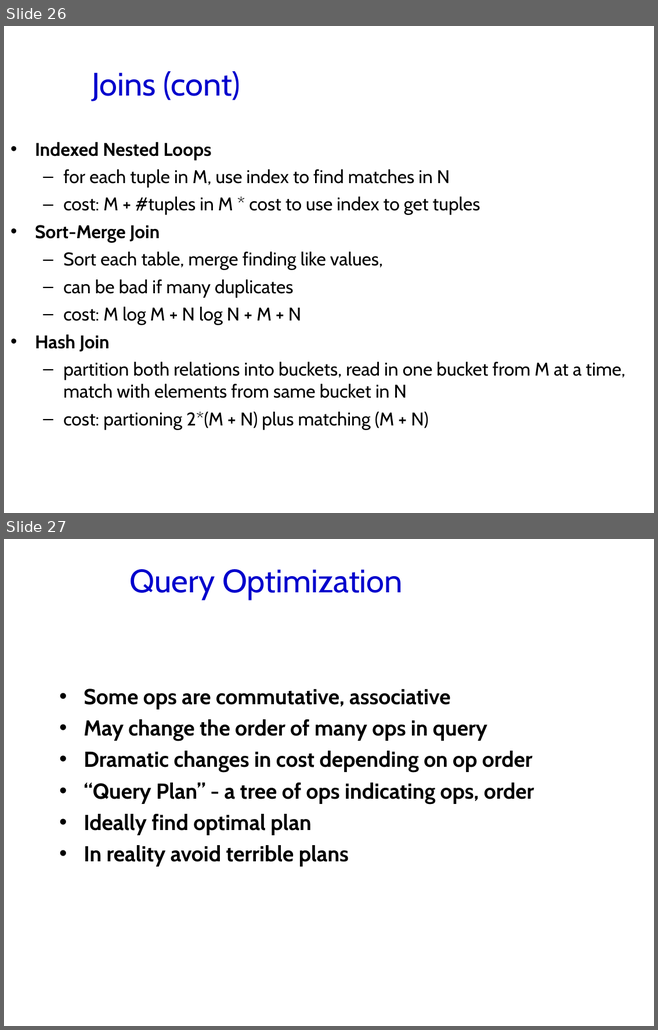
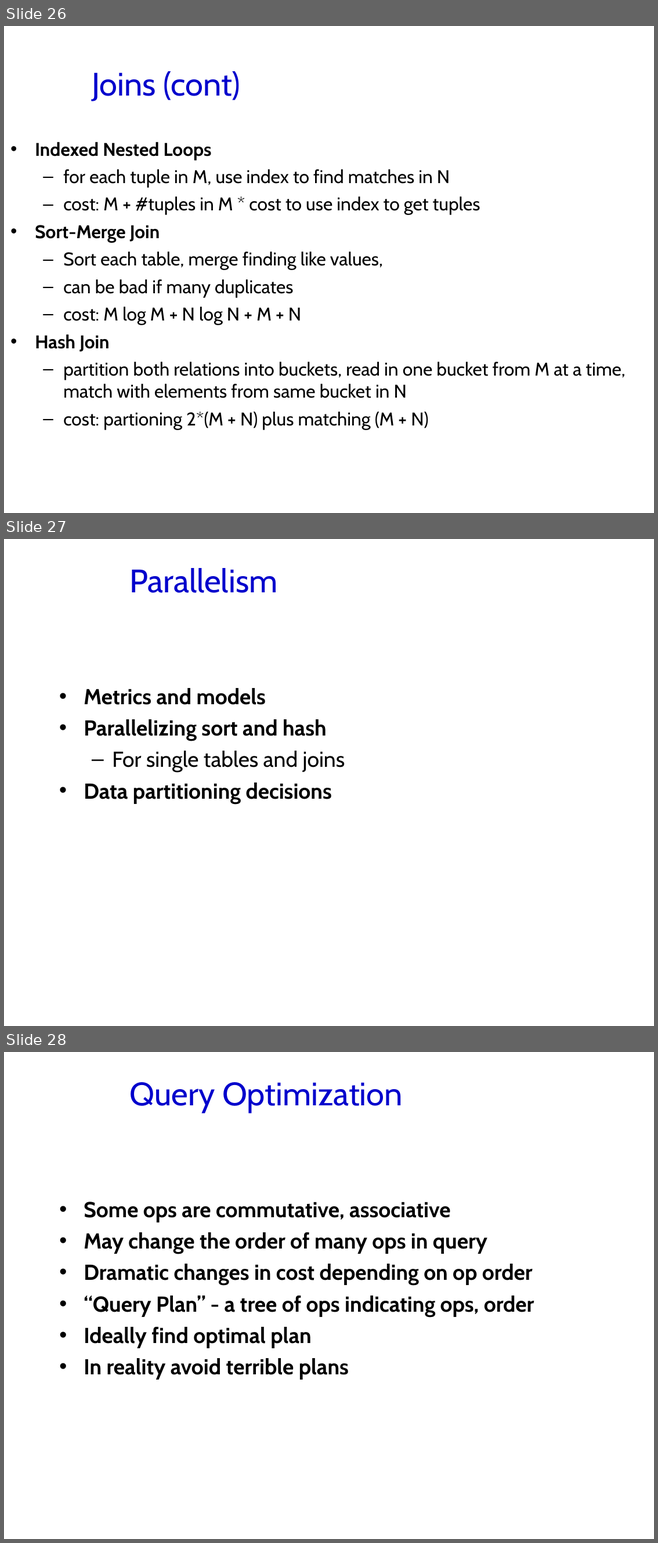
Before and after one commit to jhellerstein/cs186-09, a slide deck: lecs/21-final_review.ppt. Shown one above the other, each under a label of ours: slides 26 and 27 before the commit, slides 26, 27 and 28 after it. The pictures are 658x1030 and 658x1543 pixels, drawn with LibreOffice and Linux fonts; fonts in the diff are those of the drawing; background and template pictures are left out. Boxes give left, top, right and bottom in pixels: in the first picture for what was removed or moved away, otherwise in the second. Text is boxed around its words. In the diff, an @@ line names an element or a change of style, - is before the commit and + after.

```diff
--- a/lecs/21-final_review.ppt
+++ b/lecs/21-final_review.ppt
@@ slide 27 added at (4,539,654,1026), background #FFFFFF @@
@@ title added at (130,568,278,593), 36 pt, text #0000CC @@
+Parallelism
@@ text added at (83,688,345,803), 24 pt, text #000000, bold @@
+• Metrics and models
+• Parallelizing sort and hash
+  – For single tables and joins
+• Data partitioning decisions
@@ what was slide 27 is now slide 28 @@
```
Also in this commit, not shown: 2 other slides added, 1 other file.
